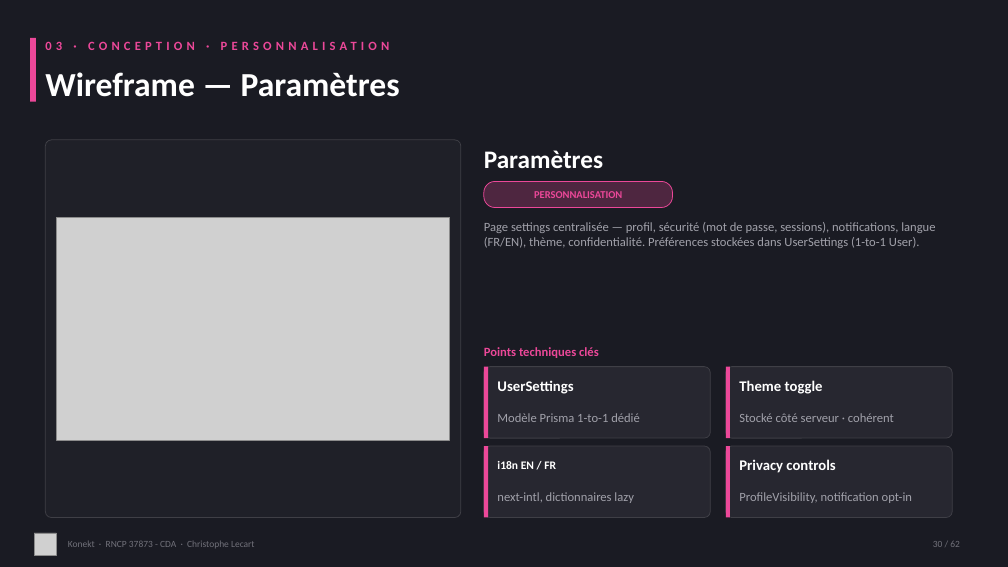
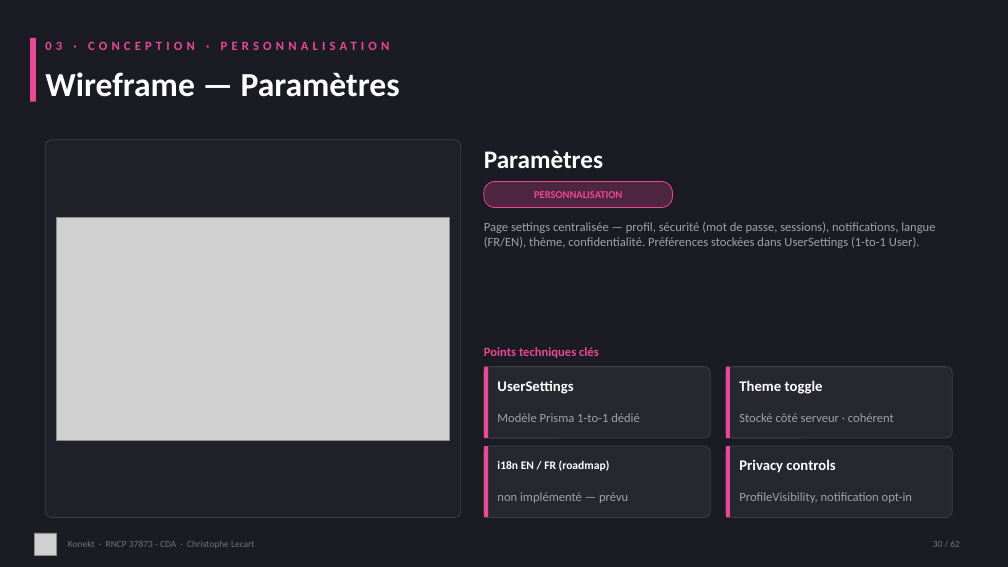
Before and after one commit to CLecart/social-network, a slide deck: slide 30 of dossier-certification/00-presentation/Konekt_RNCP_37873_Support_Visuel.pptx. Drawn at 1008x567 pixels with LibreOffice and Linux fonts; fonts in the diff are those of the drawing; grey boxes stand for pictures. Boxes give left, top, right and bottom in pixels: in the first picture for what was removed or moved away, otherwise in the second. Text is boxed around its words. In the diff, an @@ line names an element or a change of style, - is before the commit and + after.

```diff
--- a/dossier-certification/00-presentation/Konekt_RNCP_37873_Support_Visuel.pptx
+++ b/dossier-certification/00-presentation/Konekt_RNCP_37873_Support_Visuel.pptx
@@ text at [497,460,610,471]: text changed @@
-i18n EN / FR
+i18n EN / FR (roadmap)
@@ text at [497,492,628,503]: text changed @@
-next-intl, dictionnaires lazy
+non implémenté — prévu
```
Also in this commit, not shown: 3 other slides changed, 1 other file.
